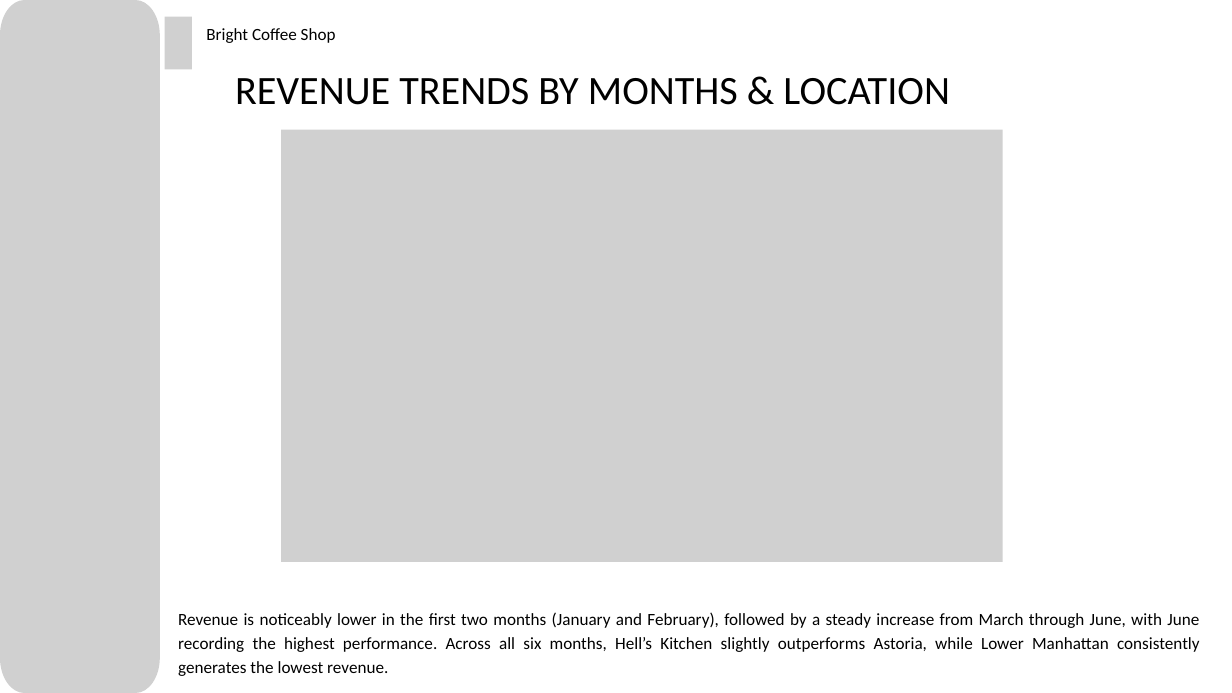
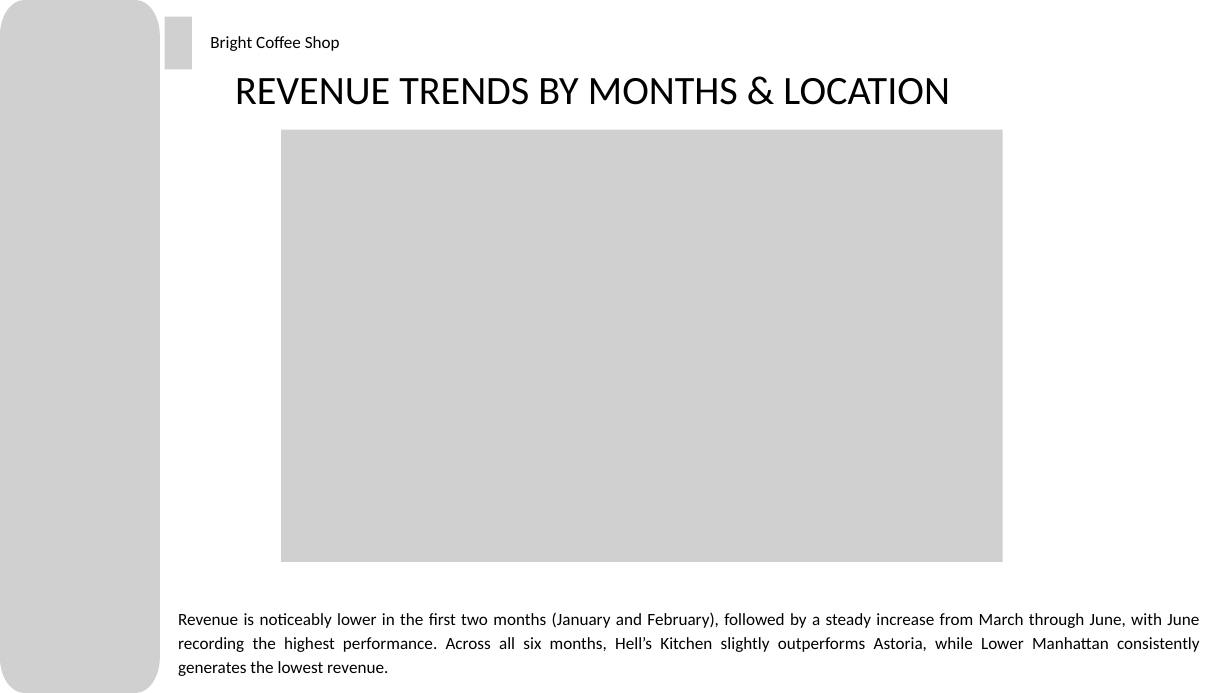
Before and after one commit to Vhonani-AI/Bright-Coffee-Shop-Sales-Analysis, a slide deck: slide 3 of 4. Data Presentation/Bright Coffee Shop (.pptx. Drawn at 1232x693 pixels with LibreOffice and Linux fonts; fonts in the diff are those of the drawing; grey boxes stand for pictures; background and template pictures are left out. Boxes give left, top, right and bottom in pixels: in the first picture for what was removed or moved away, otherwise in the second. Text is boxed around its words. In the diff, an @@ line names an element or a change of style, - is before the commit and + after.

Commit message:
Updated presentation

```diff
--- a/4. Data Presentation/Bright Coffee Shop (.pptx
+++ b/4. Data Presentation/Bright Coffee Shop (.pptx
@@ text "Bright Coffee Shop": place and size @@
-text "Bright Coffee Shop" at (206,28,336,43)
+text "Bright Coffee Shop" at (210,36,340,51)
```
Also in this commit, not shown: 3 other slides changed, 1 slide added.
